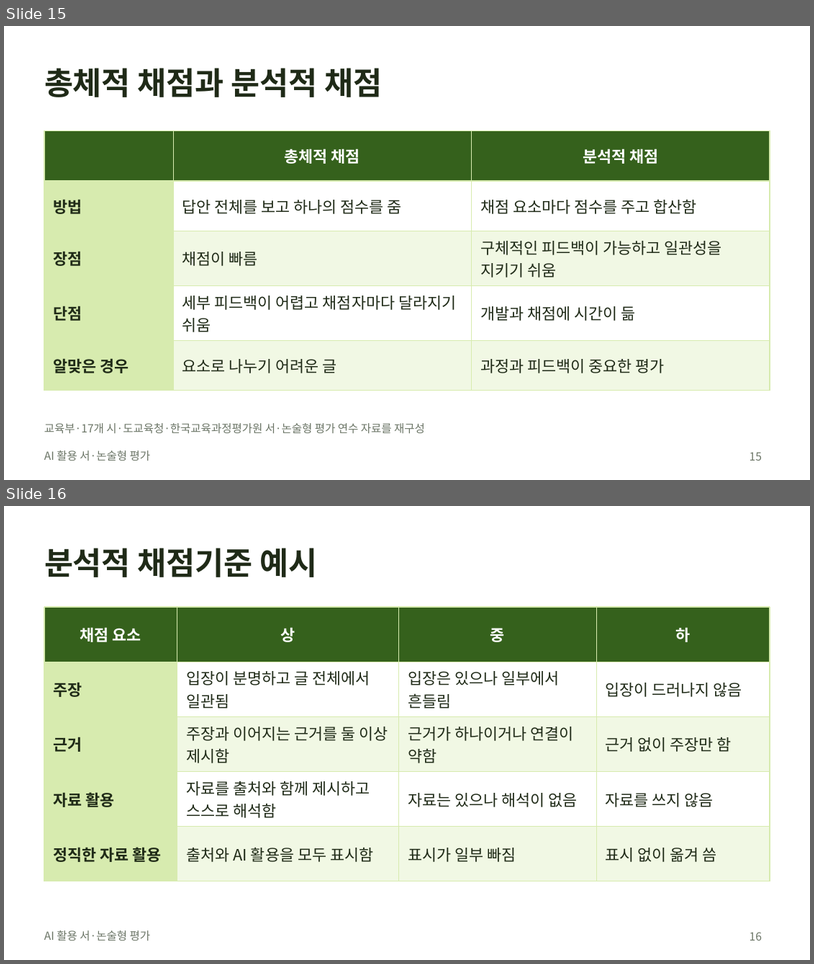
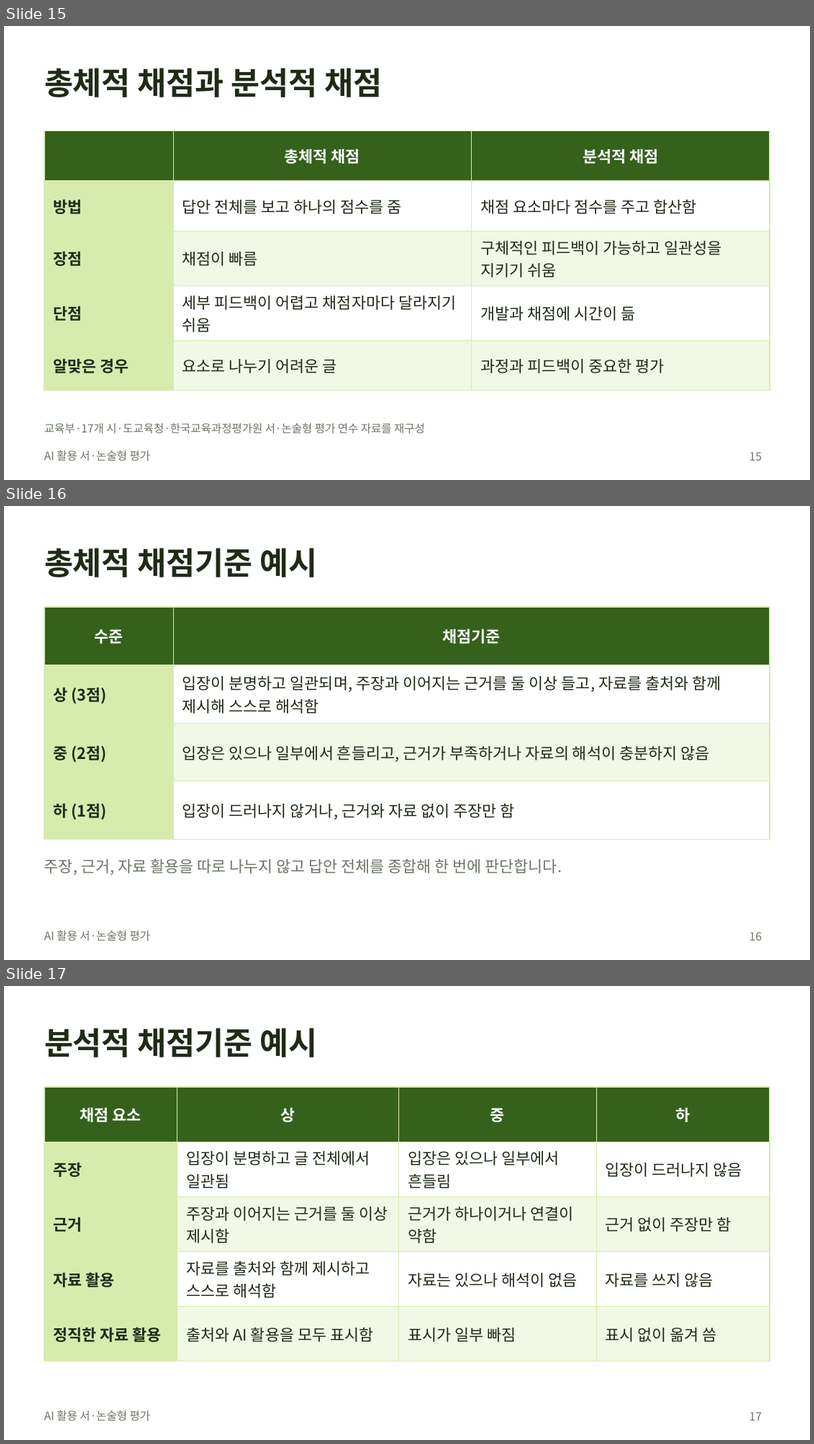
Before and after one commit to ddukyong/ai-assessment, a slide deck: slides/AI활용_서논술형평가_연수_일반.pptx. Shown one above the other, each under a label of ours: slides 15 and 16 before the commit, slides 15, 16 and 17 after it. The pictures are 814x964 and 814x1444 pixels, drawn with LibreOffice and Linux fonts; fonts in the diff are those of the drawing. Boxes give left, top, right and bottom in pixels: in the first picture for what was removed or moved away, otherwise in the second. Text is boxed around its words. In the diff, an @@ line names an element or a change of style, - is before the commit and + after.

```diff
--- a/slides/AI활용_서논술형평가_연수_일반.pptx
+++ b/slides/AI활용_서논술형평가_연수_일반.pptx
@@ slide 16 added at (4, 506, 810, 960), background #FFFFFF; not listed: 1 template element that a slide beside it also shows @@
@@ title added at (44, 548, 318, 577), 28 pt, text #1F2A17, bold @@
+총체적 채점기준 예시
@@ table added at (44, 607, 770, 823), 4 rows, 2 columns @@
+수준 | 채점기준
+상 (3점) | 입장이 분명하고 일관되며, 주장과 이어지는 근거를 둘 이상 들고, 자료를 출처와 함께 제시해 스스로 해석함
+중 (2점) | 입장은 있으나 일부에서 흔들리고, 근거가 부족하거나 자료의 해석이 충분하지 않음
+하 (1점) | 입장이 드러나지 않거나, 근거와 자료 없이 주장만 함
@@ text added at (44, 859, 563, 875), 14 pt, text #6B7566 @@
+주장, 근거, 자료 활용을 따로 나누지 않고 답안 전체를 종합해 한 번에 판단합니다.
@@ page number added at (750, 932, 762, 940), 10 pt, text #6B7566 @@
+16
@@ what was slide 16 is now slide 17 @@
@@ page number at (750, 1412, 762, 1420): text changed @@
-16
+17
```
Also in this commit, not shown: 3 slides changed, 1 other file.
